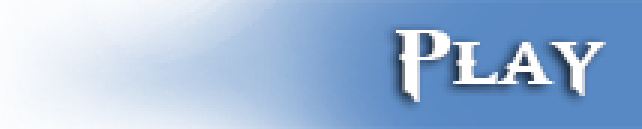
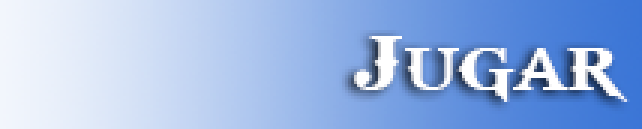
Layered file, before and after one edit (w=642, h=129). Changes by layer:
renamed "Play" to "Jugar", painted on it over [354,30,630,102]
renamed "Layer 0" to "Hovor", painted on it over [0,0,642,129]
